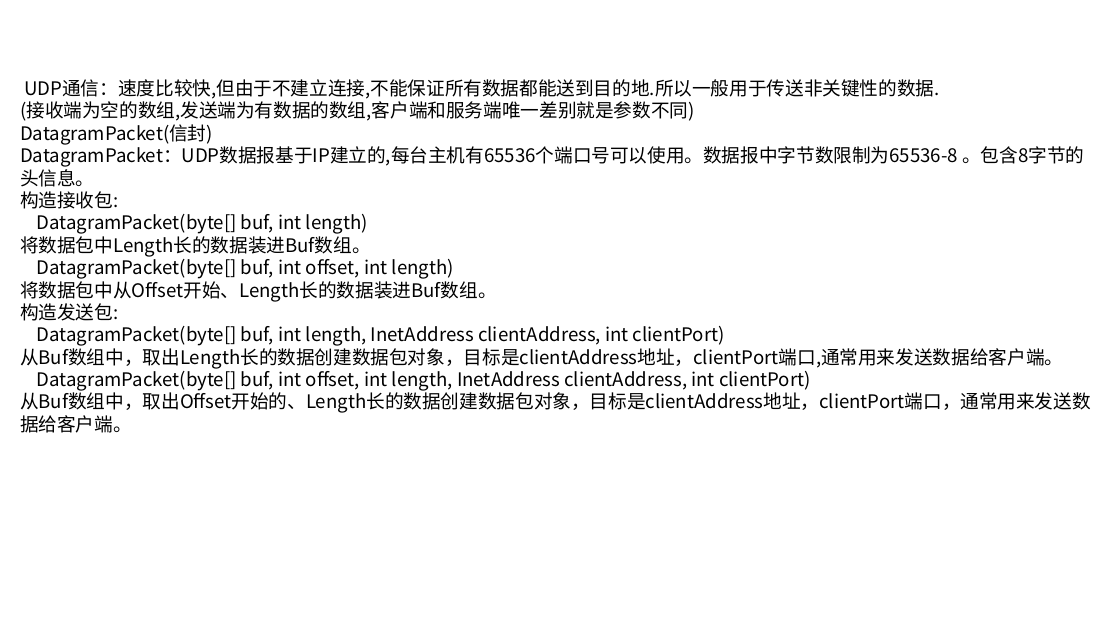
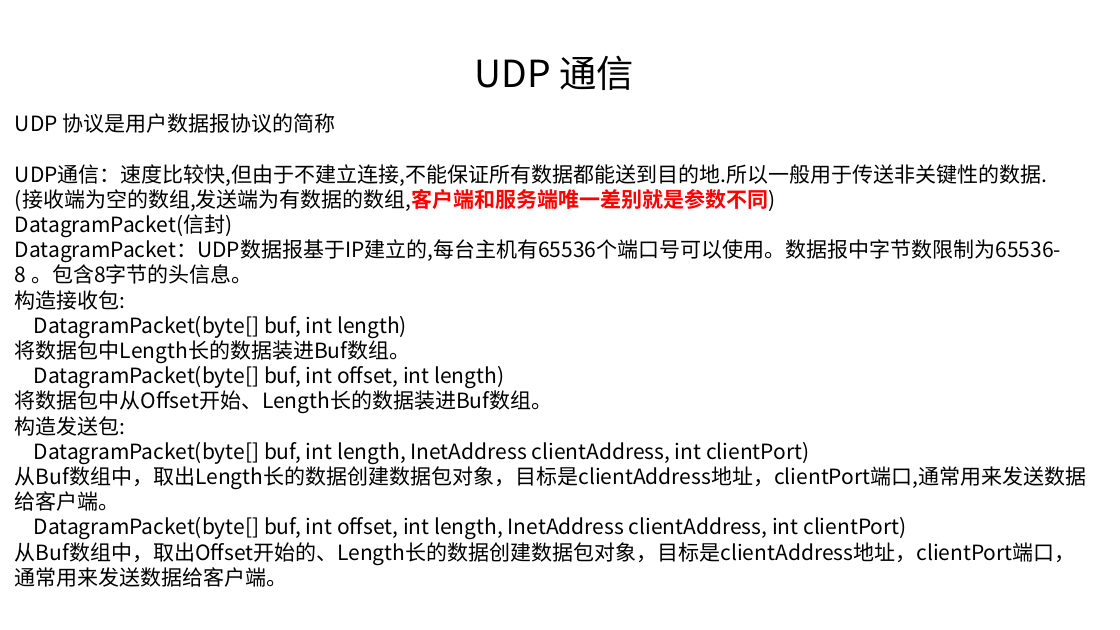
Before and after one commit to linkknown/PPT, a slide deck: slide 5 of 基础PPT/第15章：Java网络编程.pptx. Drawn at 1120x630 pixels with LibreOffice and Linux fonts; fonts in the diff are those of the drawing; background and template pictures are left out. Boxes give left, top, right and bottom in pixels: in the first picture for what was removed or moved away, otherwise in the second. Text is boxed around its words. In the diff, an @@ line names an element or a change of style, - is before the commit and + after.

```diff
--- a/基础PPT/第15章：Java网络编程.pptx
+++ b/基础PPT/第15章：Java网络编程.pptx
@@ text added at <box>475,55,635,90</box>, 32 pt, text #000000 @@
+UDP 通信
@@ text "UDP 协议是用户数据报协议的简称": place and size @@
-text "UDP 协议是用户数据报协议的简称" at <box>20,79,1091,433</box>
+text "UDP 协议是用户数据报协议的简称" at <box>15,113,1086,587</box>
@@ text at <box>15,113,336,133</box>: paragraph added @@
+UDP 协议是用户数据报协议的简称
@@ text at <box>15,164,1086,587</box>: size 16 to 18 pt; text colour #000000 to #FF0000, bold on in "(接收端为空的数组,发送端为有数据的数组,客户端和服务端唯一差别就是参数不同)" @@
```
Also in this commit, not shown: 3 other slides changed, 2 slides removed, 1 other file.
